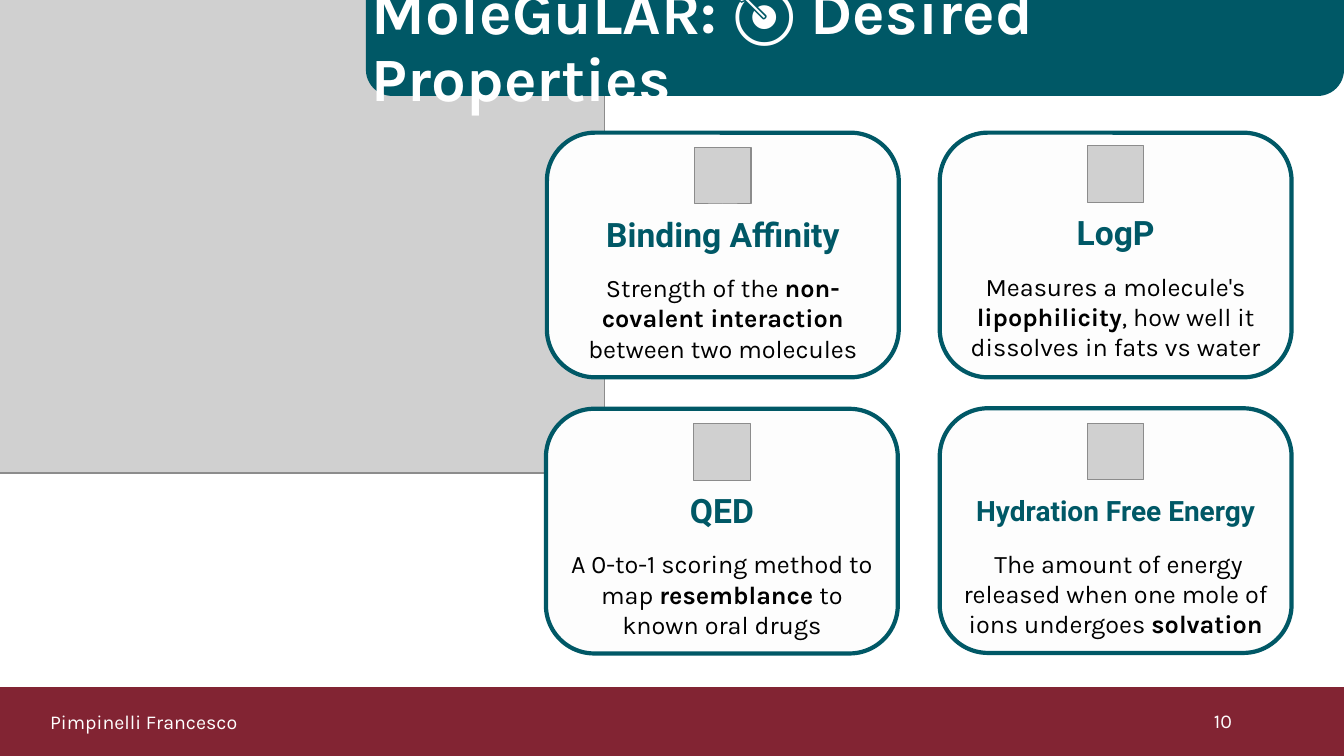
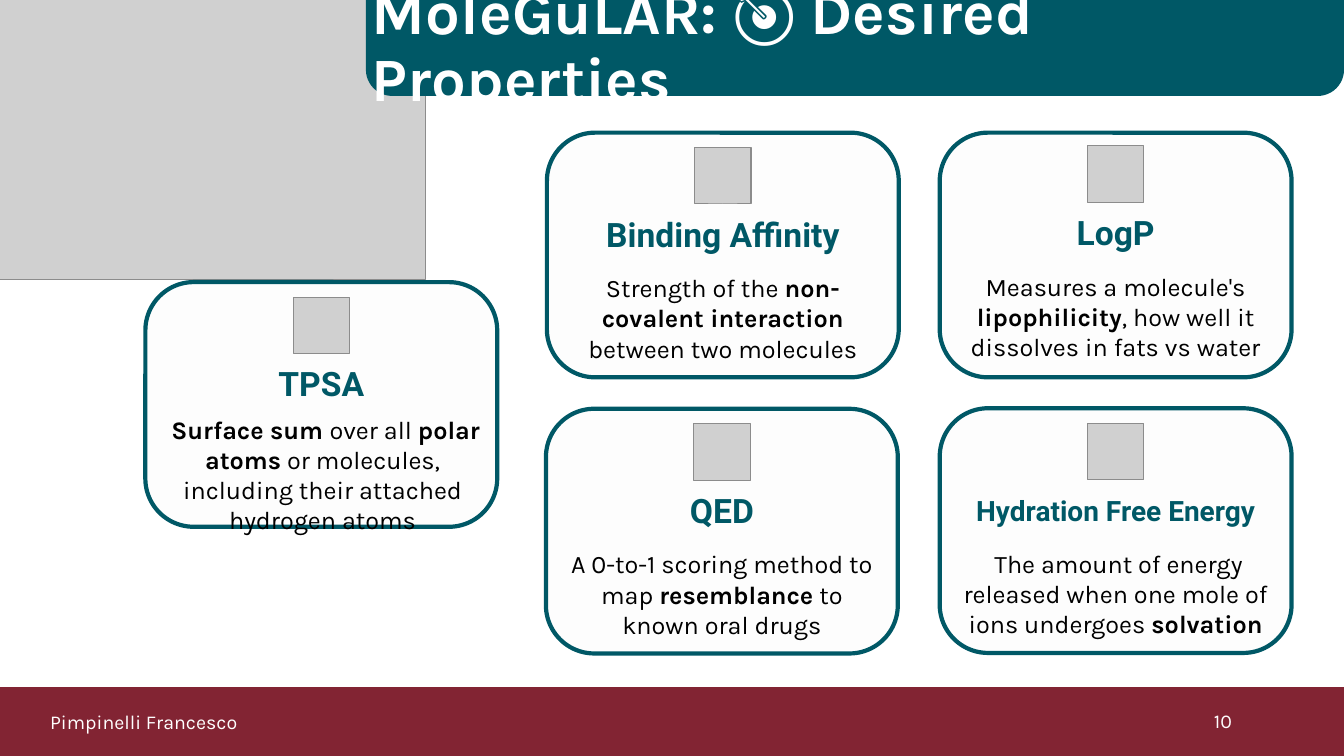
Before and after one commit to Pimpi7/Molecular-SSINet, a slide deck: slide 10 of Presentation.pptx. Drawn at 1344x756 pixels with LibreOffice and Linux fonts; fonts in the diff are those of the drawing; grey boxes stand for pictures. Boxes give left, top, right and bottom in pixels: in the first picture for what was removed or moved away, otherwise in the second. Text is boxed around its words. In the diff, an @@ line names an element or a change of style, - is before the commit and + after.

```diff
--- a/Presentation.pptx
+++ b/Presentation.pptx
@@ picture: place and size @@
-picture at (0,0,605,473)
+picture at (0,0,425,279)
@@ group added at (145,282,497,536): 2 texts, 1 rounded rectangle, 1 picture @@
+TPSA
+Surface sum over all polar atoms or molecules, including their attached hydrogen atoms
```
Also in this commit, not shown: 10 other slides changed, 3 slides added, 1 slide removed, 17 other files.
